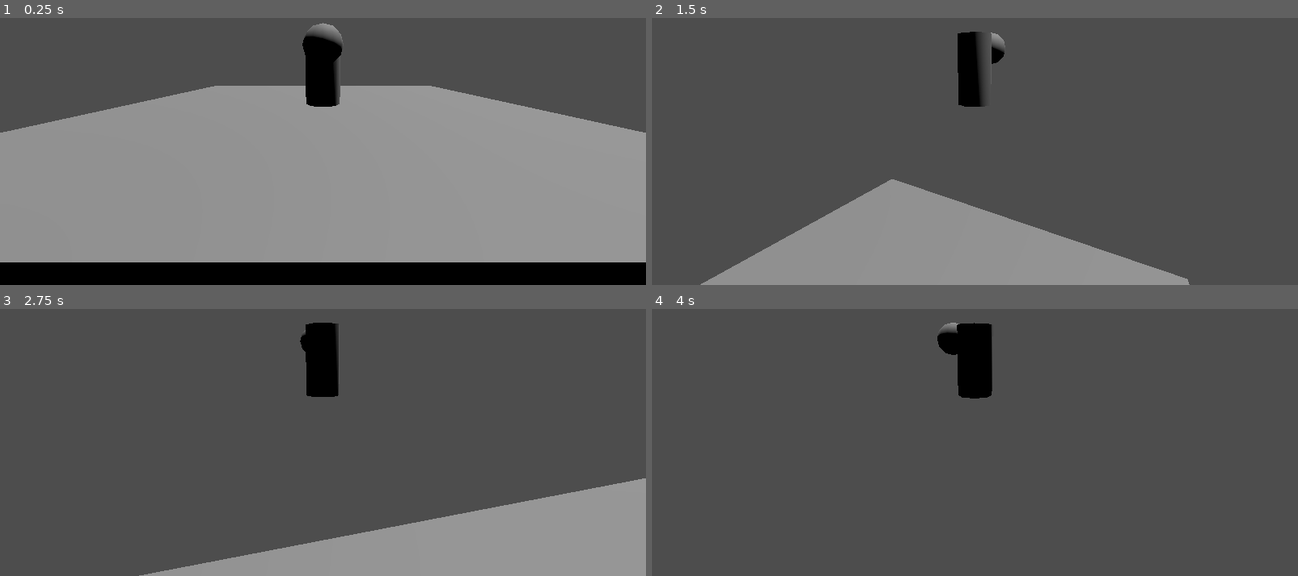
Above: before the commit, frames 1-4 (two rows, left to right).
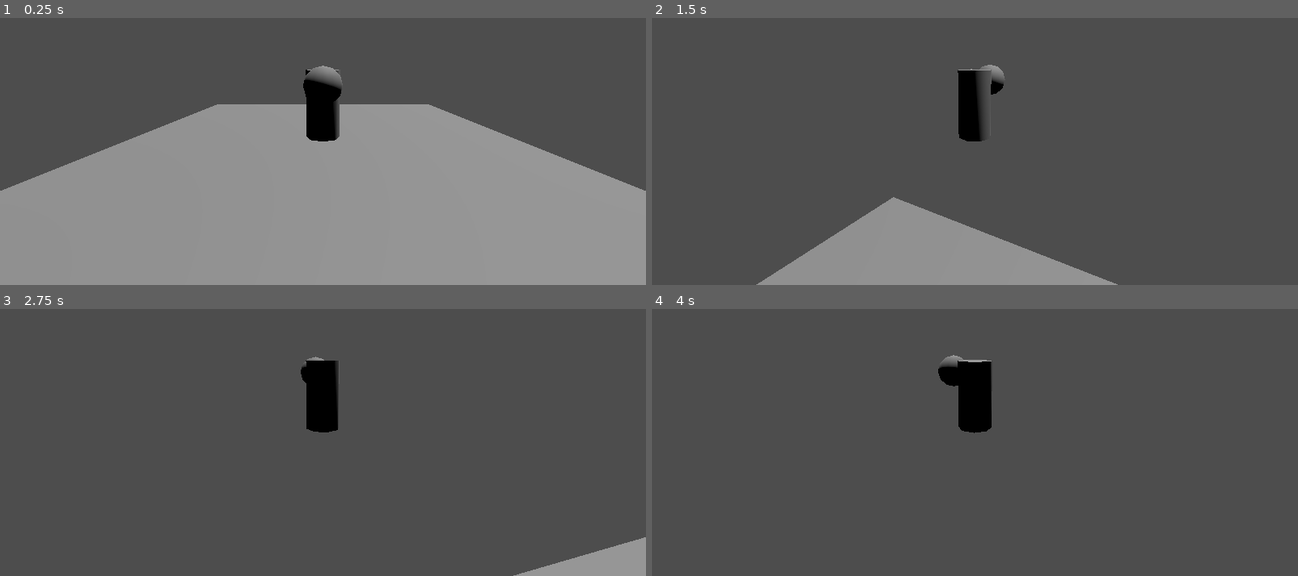
Above: after the commit, the same moments.

Repository: stron1le/MVM28
Game: Godot game, scene res://test_room.tscn
The game is run twice, just before and just after one commit, with the same random seed, the same clock (stepped at 60 frames per second) and the same inputs.
Inputs (mouse positions are in pixels of both pictures, inside the frame that each line leads up to):
- Up to frame 1 (0.25 s): no input
- Up to frame 2 (1.5 s): tap Enter at 0.5 s; move the mouse to (1007, 103) at 0.52 s; hold W (ForwardAxisNegative) from 0.53 s (still down); tap Left (HorizontalAxisNegative) at 0.6 s; tap Space (Jump) at 0.77 s; move the mouse to (942, 106) at 1.27 s; tap Right (HorizontalAxisPositive) at 1.35 s
- Up to frame 3 (2.75 s): keep holding W (ForwardAxisNegative); tap Space (Jump) at 1.52 s; move the mouse to (335, 389) at 2.02 s; tap Left (HorizontalAxisNegative) at 2.1 s
- Up to frame 4 (4 s): keep holding W (ForwardAxisNegative); move the mouse to (968, 399) at 2.77 s; tap Right (HorizontalAxisPositive) at 2.85 s; tap Space (Jump) at 3.02, 3.5, 3.77 s; move the mouse to (1020, 399) at 3.52 s; tap Left (HorizontalAxisNegative) at 3.6 s

The runs differ from the first frame. In frame 1, 22% of the frame differs, in the area x 0-100%, y 1-100%; in frame 2, 7.7%; in frame 3, 14%; in frame 4, 1.9%.

Commit message:
Player Springarm Fix
Resolved an issue with the Springarm for the player camera. When moving the camera to a position, make sure that it isn't going to be inside the ground that it needs to collide with. In this case, we move it to be slightly offset from the character's position. We will later be using a form of 'focal point adjuster'.

Diff:
--- a/mvm28/PlayerCamera.tscn
+++ b/mvm28/PlayerCamera.tscn
@@ -1,9 +1,7 @@
-[gd_scene load_steps=4 format=3 uid="uid://c5iohw4yba8m4"]
+[gd_scene load_steps=3 format=3 uid="uid://c5iohw4yba8m4"]
 
 [ext_resource type="Script" uid="uid://mc10bkyv5db2" path="res://TwistPivot.gd" id="1_88orb"]
 [ext_resource type="Script" uid="uid://dldmvwv2g5uhd" path="res://TestCamera.gd" id="1_ckl5i"]
-
-[sub_resource type="SphereShape3D" id="SphereShape3D_006j3"]
 
 [node name="TwistPivot" type="Node3D"]
 script = ExtResource("1_88orb")
@@ -13,8 +11,8 @@
 
 [node name="SpringArm3D" type="SpringArm3D" parent="PitchPivot"]
 collision_mask = 2
-shape = SubResource("SphereShape3D_006j3")
 spring_length = 7.0
 
 [node name="Camera3D" type="Camera3D" parent="PitchPivot/SpringArm3D"]
+transform = Transform3D(1, 0, 0, 0, 1, 1.49012e-08, 0, -1.49012e-08, 1, 0, 0, 0)
 script = ExtResource("1_ckl5i")
--- a/mvm28/TwistPivot.gd
+++ b/mvm28/TwistPivot.gd
@@ -6,11 +6,10 @@
 	Input.set_mouse_mode(Input.MOUSE_MODE_CAPTURED);
 func _physics_process(delta):
 	if (target!=null):
-		global_position=target.global_position;
+		global_position=target.global_position+Vector3.UP;
 	var cam_input = Input.get_vector("TurnCameraLeftController","TurnCameraRightController","TurnCameraDownController","TurnCameraUpController");
 	if (cam_input!=Vector2.ZERO):
 		var cam_target_angle=CAMERA_TURN_SPEED*cam_input.x*delta
-		print(cam_target_angle);
 		transform.basis=transform.basis.rotated(transform.basis.y,cam_target_angle);
 		cam_target_angle=CAMERA_TURN_SPEED*cam_input.y*delta;
 		$PitchPivot.transform.basis=$PitchPivot.transform.basis.rotated($PitchPivot.transform.basis.x,cam_target_angle)
--- a/mvm28/test_character.tscn
+++ b/mvm28/test_character.tscn
@@ -7,6 +7,7 @@
 [sub_resource type="CylinderShape3D" id="CylinderShape3D_mii0h"]
 
 [node name="TestCharacter" type="CharacterBody3D"]
+collision_mask = 2
 script = ExtResource("1_fksbf")
 
 [node name="CSGCylinder3D" type="CSGCylinder3D" parent="."]
--- a/mvm28/test_room.tscn
+++ b/mvm28/test_room.tscn
@@ -12,6 +12,7 @@
 transform = Transform3D(1, 0, 0, 0, 1, 0, 0, 0, 1, 0, 2.38419e-07, 0)
 
 [node name="StaticBody3D" type="StaticBody3D" parent="."]
+collision_layer = 2
 
 [node name="CollisionShape3D" type="CollisionShape3D" parent="StaticBody3D"]
 transform = Transform3D(1, 0, 0, 0, 1, 0, 0, 0, 1, 0, -0.5, 0)
